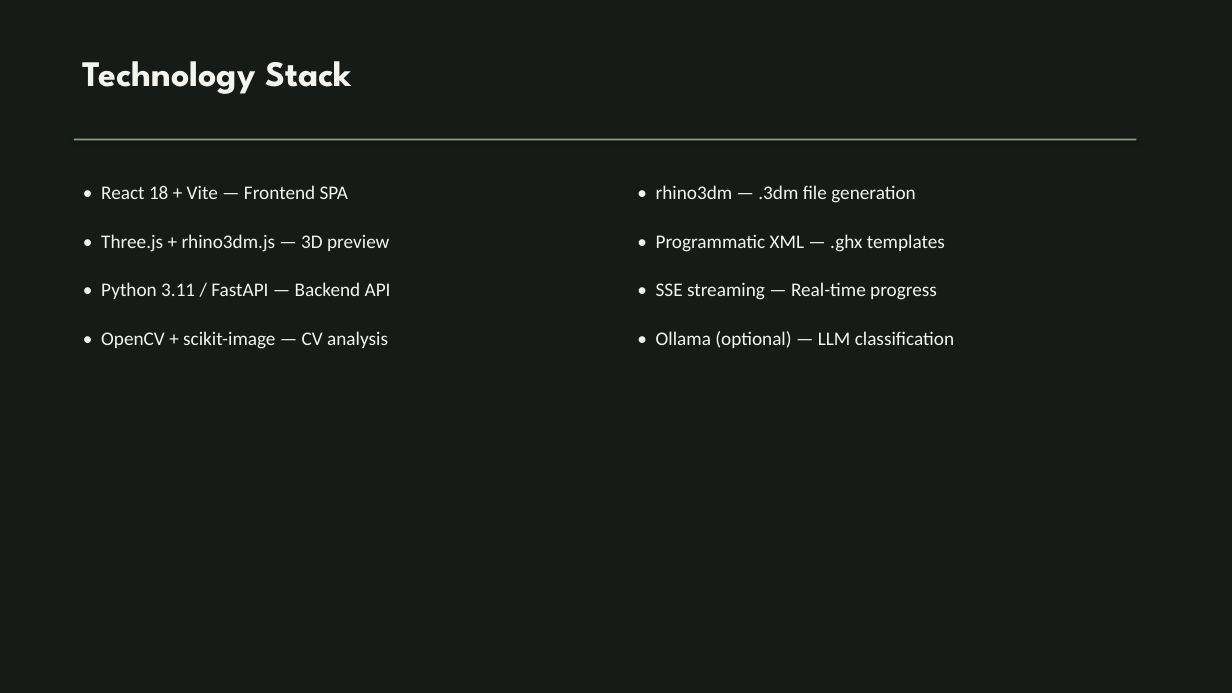
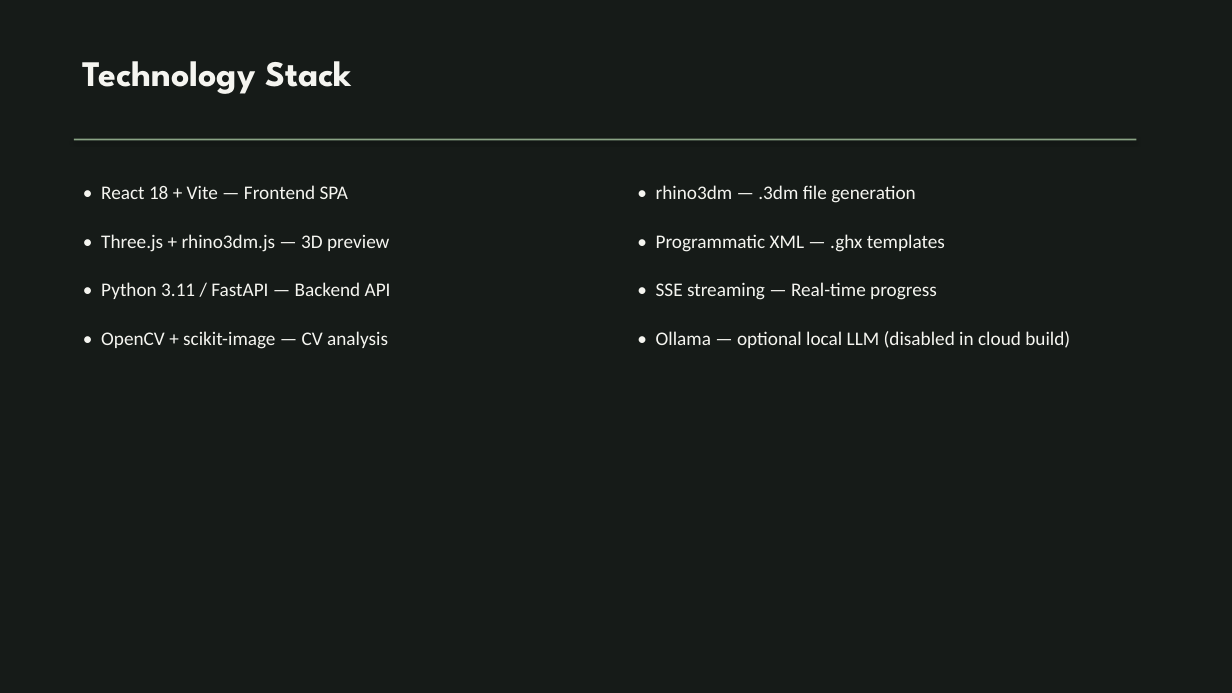
Before and after one commit to aronsohgw/bioform, a slide deck: slide 14 of docs/BioForm_Presentation.pptx. Drawn at 1232x693 pixels with LibreOffice and Linux fonts; fonts in the diff are those of the drawing. Boxes give left, top, right and bottom in pixels: in the first picture for what was removed or moved away, otherwise in the second. Text is boxed around its words. In the diff, an @@ line names an element or a change of style, - is before the commit and + after.

```diff
--- a/docs/BioForm_Presentation.pptx
+++ b/docs/BioForm_Presentation.pptx
@@ text at <box>656,331,1070,348</box>: text changed @@
-• Ollama (optional) — LLM classification
+• Ollama — optional local LLM (disabled in cloud build)
```
Also in this commit, not shown: 3 other slides changed, 2 other files.
